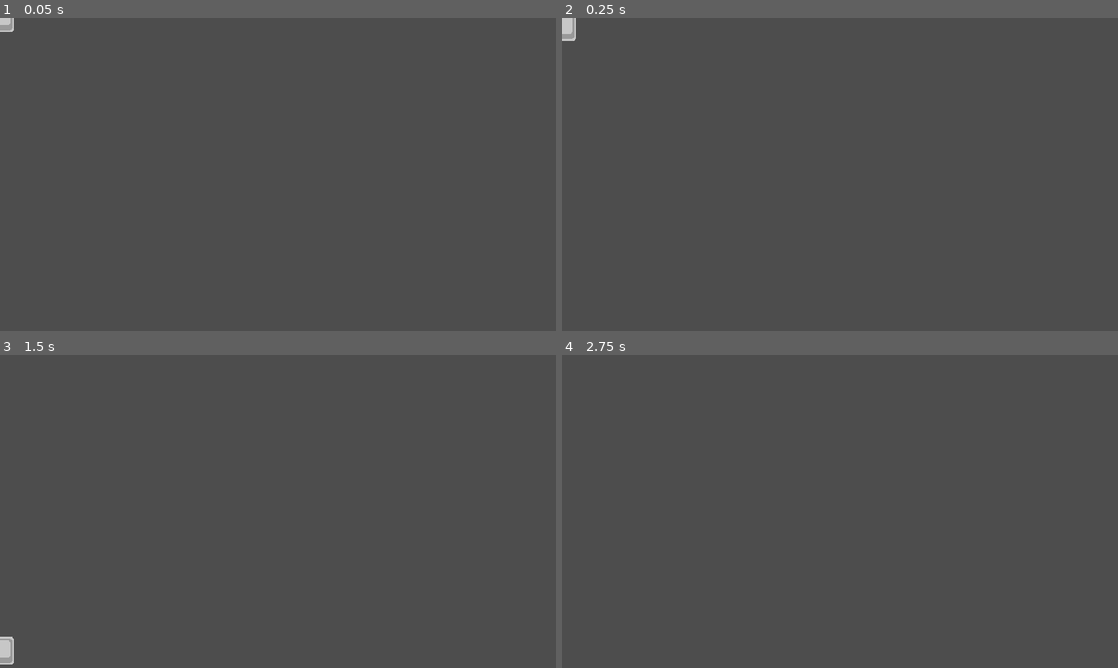
Above: before the commit, frames 1-4 (two rows, left to right).
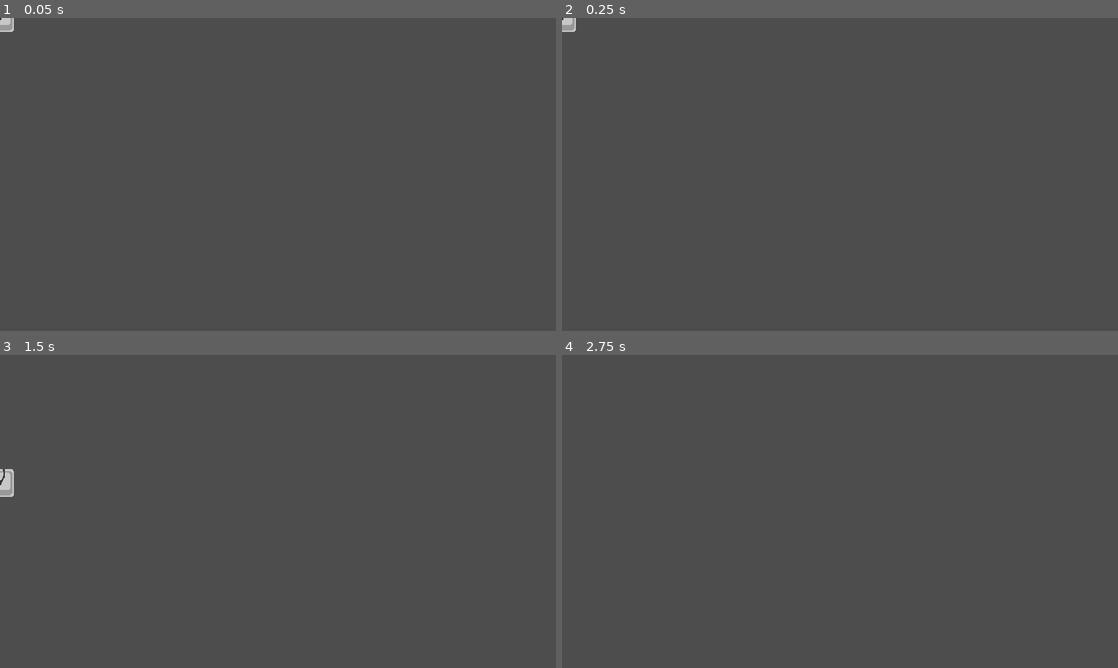
Above: after the commit, the same moments.

Repository: Christian-3-NA/incremental-breaker
Game: Godot game, scene res://Scenes/falling_block.tscn
Same seed, same stepped clock (60 frames per second), same inputs: the game is played once before the commit and once after it. This scene is started directly instead of the project's main scene. Video files are missing from this copy of the repository; at most half a second of black plays in their place. Sound files missing from this copy of the repository are replaced by a short silence.
Inputs (mouse positions are in pixels of both pictures, inside the frame that each line leads up to):
- Up to frame 1 (0.05 s): no input
- Up to frame 2 (0.25 s): no input
- Up to frame 3 (1.5 s): tap Enter (ui_accept) at 0.5, 0.77 s; move the mouse to (400, 495) at 0.52 s; hold D (move_right) 0.53-1.25 s; hold W (primary_action) 0.53-1.25 s; click (400, 495) at 0.67 s; drag from (166, 527) to (250, 574) at 1.27 s
- Up to frame 4 (2.75 s): move the mouse to (895, 442) at 2.02 s; hold D (move_right) from 2.03 s (still down); hold S (secondary_action) from 2.03 s (still down)

The runs differ from the first frame. In frame 1, less than 0.1% of the frame differs, in the area x 0-1%, y 0-1%; in frame 2, 0.1%; in frame 3, 0.4%, in the area x 0-3%, y 36-99%; in frame 4, nothing differs.

Commit message:
crumbling brick vfx and sfx (4 total sounds and 1 animation)

Diff:
--- a/Resources/SoundEffectSetting.gd
+++ b/Resources/SoundEffectSetting.gd
@@ -12,7 +12,11 @@
 	COIN_SPAWN,
 	LASER_PEW,
 	MENU_WOOSH_IN,
-	MENU_WOOSH_OUT
+	MENU_WOOSH_OUT,
+	CRUMBLING_BLOCK_SHAKE,
+	CRUMBLING_BLOCK_FALL,
+	CRUMBLING_BLOCK_CRASH,
+	CRUMBLING_BLOCK_HIT
 }
 
 '''
--- /dev/null
+++ b/Resources/SoundEffects/CrumblingBlockCrash.tres
@@ -0,0 +1,14 @@
+[gd_resource type="Resource" script_class="SoundEffect" load_steps=3 format=3 uid="uid://ltdmwc1aq1e8"]
+
+[ext_resource type="Script" uid="uid://cu5wrtdadvucl" path="res://Resources/SoundEffectSetting.gd" id="1_cpuxt"]
+[ext_resource type="AudioStream" uid="uid://61i8hd1rsluf" path="res://Assets/sounds/crumbling_block_crash.wav" id="2_6nsny"]
+
+[resource]
+script = ExtResource("1_cpuxt")
+limit = 5
+type = 11
+sound_effect = ExtResource("2_6nsny")
+volume = 0.0
+pitch_scale = 1.0
+pitch_randomness = 0.05
+metadata/_custom_type_script = "uid://cu5wrtdadvucl"
--- /dev/null
+++ b/Resources/SoundEffects/CrumblingBlockFall.tres
@@ -0,0 +1,14 @@
+[gd_resource type="Resource" script_class="SoundEffect" load_steps=3 format=3 uid="uid://b7pb8gfaj7yd1"]
+
+[ext_resource type="Script" uid="uid://cu5wrtdadvucl" path="res://Resources/SoundEffectSetting.gd" id="1_0vh7j"]
+[ext_resource type="AudioStream" uid="uid://cpexsvlwbvd6a" path="res://Assets/sounds/crumbling_block_fall.wav" id="2_h8ws0"]
+
+[resource]
+script = ExtResource("1_0vh7j")
+limit = 5
+type = 10
+sound_effect = ExtResource("2_h8ws0")
+volume = -15.0
+pitch_scale = 1.0
+pitch_randomness = 0.2
+metadata/_custom_type_script = "uid://cu5wrtdadvucl"
--- /dev/null
+++ b/Resources/SoundEffects/CrumblingBlockHit.tres
@@ -0,0 +1,14 @@
+[gd_resource type="Resource" script_class="SoundEffect" load_steps=3 format=3 uid="uid://bpi6624hv1p83"]
+
+[ext_resource type="Script" uid="uid://cu5wrtdadvucl" path="res://Resources/SoundEffectSetting.gd" id="1_e84xp"]
+[ext_resource type="AudioStream" uid="uid://d1cb5rrsyblx8" path="res://Assets/sounds/crumbling_block_hit.wav" id="2_qs8o6"]
+
+[resource]
+script = ExtResource("1_e84xp")
+limit = 5
+type = 12
+sound_effect = ExtResource("2_qs8o6")
+volume = -10.0
+pitch_scale = 1.0
+pitch_randomness = 0.1
+metadata/_custom_type_script = "uid://cu5wrtdadvucl"
--- /dev/null
+++ b/Resources/SoundEffects/CrumblingBlockShake.tres
@@ -0,0 +1,14 @@
+[gd_resource type="Resource" script_class="SoundEffect" load_steps=3 format=3 uid="uid://cfa4eixevgd78"]
+
+[ext_resource type="Script" uid="uid://cu5wrtdadvucl" path="res://Resources/SoundEffectSetting.gd" id="1_ldoid"]
+[ext_resource type="AudioStream" uid="uid://ce1i61w5t061w" path="res://Assets/sounds/crumbling_block_shake.wav" id="2_mdd7g"]
+
+[resource]
+script = ExtResource("1_ldoid")
+limit = 5
+type = 9
+sound_effect = ExtResource("2_mdd7g")
+volume = 0.0
+pitch_scale = 1.0
+pitch_randomness = 0.05
+metadata/_custom_type_script = "uid://cu5wrtdadvucl"
--- a/Scenes/audio_manager.tscn
+++ b/Scenes/audio_manager.tscn
@@ -11,8 +11,12 @@
 [ext_resource type="Resource" uid="uid://k7qfdimb5moc" path="res://Resources/SoundEffects/LaserPew.tres" id="9_lwpe1"]
 [ext_resource type="Resource" uid="uid://cs5syh6adu4e0" path="res://Resources/SoundEffects/MenuWooshIn.tres" id="10_5nrbi"]
 [ext_resource type="Resource" uid="uid://cpptjl8jqg6p6" path="res://Resources/SoundEffects/MenuWooshOut.tres" id="11_pn88s"]
+[ext_resource type="Resource" uid="uid://cfa4eixevgd78" path="res://Resources/SoundEffects/CrumblingBlockShake.tres" id="12_1bal0"]
+[ext_resource type="Resource" uid="uid://b7pb8gfaj7yd1" path="res://Resources/SoundEffects/CrumblingBlockFall.tres" id="13_vhwx7"]
+[ext_resource type="Resource" uid="uid://ltdmwc1aq1e8" path="res://Resources/SoundEffects/CrumblingBlockCrash.tres" id="14_bkjj7"]
+[ext_resource type="Resource" uid="uid://bpi6624hv1p83" path="res://Resources/SoundEffects/CrumblingBlockHit.tres" id="15_vhwx7"]
 
 [node name="AudioManager" type="Node"]
 process_mode = 3
 script = ExtResource("1_sm2tf")
-sound_effects = Array[ExtResource("2_hhwve")]([ExtResource(" …(163 unchanged characters)… rce("10_5nrbi"), ExtResource("11_pn88s")])
+sound_effects = Array[ExtResource("2_hhwve")]([ExtResource(" …(163 unchanged characters)… rce("10_5nrbi"), ExtResource("11_pn88s"), ExtResource("12_1bal0"), ExtResource("13_vhwx7"), ExtResource("14_bkjj7"), ExtResource("15_vhwx7")])
--- a/Scenes/falling_block.tscn
+++ b/Scenes/falling_block.tscn
@@ -1,10 +1,72 @@
-[gd_scene load_steps=4 format=3 uid="uid://cm051pkgv28hh"]
+[gd_scene load_steps=8 format=3 uid="uid://cm051pkgv28hh"]
 
 [ext_resource type="Script" uid="uid://dwsrkxxnrk5qk" path="res://Scripts/falling_block.gd" id="1_374re"]
 [ext_resource type="Texture2D" uid="uid://csxmyymx5rp1x" path="res://Assets/crumbling_block.png" id="2_vo5tb"]
+[ext_resource type="Texture2D" uid="uid://c27u4ejtovv2h" path="res://Assets/cracks.png" id="3_vo5tb"]
 
 [sub_resource type="RectangleShape2D" id="RectangleShape2D_k7ffj"]
 size = Vector2(30, 30)
+
+[sub_resource type="Animation" id="Animation_vo5tb"]
+resource_name = "shaking_block"
+length = 0.5
+tracks/0/type = "value"
+tracks/0/imported = false
+tracks/0/enabled = true
+tracks/0/path = NodePath("FallingBlockSprite:position")
+tracks/0/interp = 1
+tracks/0/loop_wrap = true
+tracks/0/keys = {
+"times": PackedFloat32Array(0, 0.1, 0.2, 0.3, 0.4, 0.5),
+"transitions": PackedFloat32Array(1, 1, 1, 1, 1, 1),
+"update": 0,
+"values": [Vector2(0, 0), Vector2(1, 0), Vector2(-1, 0), Vector2(1, 0), Vector2(-1, 0), Vector2(0, 0)]
+}
+tracks/1/type = "value"
+tracks/1/imported = false
+tracks/1/enabled = true
+tracks/1/path = NodePath("CrackSprite:position")
+tracks/1/interp = 1
+tracks/1/loop_wrap = true
+tracks/1/keys = {
+"times": PackedFloat32Array(0, 0.1, 0.2, 0.3, 0.4, 0.5),
+"transitions": PackedFloat32Array(1, 1, 1, 1, 1, 1),
+"update": 0,
+"values": [Vector2(0, 0), Vector2(1, 0), Vector2(-1, 0), Vector2(1, 0), Vector2(-1, 0), Vector2(0, 0)]
+}
+
+[sub_resource type="Animation" id="Animation_k7ffj"]
+length = 0.001
+tracks/0/type = "value"
+tracks/0/imported = false
+tracks/0/enabled = true
+tracks/0/path = NodePath("FallingBlockSprite:position")
+tracks/0/interp = 1
+tracks/0/loop_wrap = true
+tracks/0/keys = {
+"times": PackedFloat32Array(0),
+"transitions": PackedFloat32Array(1),
+"update": 0,
+"values": [Vector2(0, 0)]
+}
+tracks/1/type = "value"
+tracks/1/imported = false
+tracks/1/enabled = true
+tracks/1/path = NodePath("CrackSprite:position")
+tracks/1/interp = 1
+tracks/1/loop_wrap = true
+tracks/1/keys = {
+"times": PackedFloat32Array(0),
+"transitions": PackedFloat32Array(1),
+"update": 0,
+"values": [Vector2(0, 0)]
+}
+
+[sub_resource type="AnimationLibrary" id="AnimationLibrary_k7ffj"]
+_data = {
+&"RESET": SubResource("Animation_k7ffj"),
+&"shaking_block": SubResource("Animation_vo5tb")
+}
 
 [node name="FallingBlock" type="CharacterBody2D"]
 collision_layer = 4
@@ -14,5 +76,13 @@
 [node name="FallingBlockSprite" type="Sprite2D" parent="."]
 texture = ExtResource("2_vo5tb")
 
+[node name="CrackSprite" type="Sprite2D" parent="."]
+texture = ExtResource("3_vo5tb")
+
 [node name="FallingBlockCollision" type="CollisionShape2D" parent="."]
 shape = SubResource("RectangleShape2D_k7ffj")
+
+[node name="ShakeAnimator" type="AnimationPlayer" parent="."]
+libraries = {
+&"": SubResource("AnimationLibrary_k7ffj")
+}
--- a/Scripts/falling_block.gd
+++ b/Scripts/falling_block.gd
@@ -13,25 +13,32 @@
 
 # Called when the node enters the scene tree for the first time.
 func _ready() -> void:
+	AudioManager.create_audio(SoundEffect.SOUND_EFFECT_TYPE.CRUMBLING_BLOCK_SHAKE)
 	velocity = Vector2(0, -1)
+	$ShakeAnimator.play("shaking_block")
+	await $ShakeAnimator.animation_finished
+	AudioManager.create_audio(SoundEffect.SOUND_EFFECT_TYPE.CRUMBLING_BLOCK_FALL)
 
 
 # Called every frame. 'delta' is the elapsed time since the previous frame.
 func _physics_process(delta: float) -> void:
-	velocity.y += 300 * delta
+	if !$ShakeAnimator.is_playing():
+		velocity.y += 300 * delta
 
-	var collision_info = move_and_collide(velocity * delta)
+		var collision_info = move_and_collide(velocity * delta)
 
-	if collision_info:
-		var collision_target = collision_info.get_collider()
+		if collision_info:
+			var collision_target = collision_info.get_collider()
 
-		if collision_target.is_in_group("blocks"):
-			collision_target.hit("falling_block")
+			if collision_target.is_in_group("blocks"):
+				AudioManager.create_audio(SoundEffect.SOUND_EFFECT_TYPE.CRUMBLING_BLOCK_HIT)
+				collision_target.hit("falling_block")
 
-		if collision_target.name == "PlayerPaddle":
-			collision_target.hurt()
-			brick_destroyed.emit(self, "falling_block_broken")
-			queue_free()
+			if collision_target.name == "PlayerPaddle":
+				AudioManager.create_audio(SoundEffect.SOUND_EFFECT_TYPE.CRUMBLING_BLOCK_CRASH)
+				collision_target.hurt()
+				brick_destroyed.emit(self, "falling_block_broken")
+				queue_free()
 
-		if collision_target.name == "KillFloor":
-			queue_free()
+			if collision_target.name == "KillFloor":
+				queue_free()
--- a/Scripts/global.gd
+++ b/Scripts/global.gd
@@ -1,7 +1,7 @@
 extends Node
 
 
-var coins = 10
+var coins = 1000
 var stars = 0
 
 # Upgrades. All values must be float
@@ -37,12 +37,12 @@
 var pattern_dict = {}
 
 var image_pattern_ref_list = [
-	load("res://Assets/block_patterns/pattern1.png"),
-	load("res://Assets/block_patterns/pattern2.png"),
-	load("res://Assets/block_patterns/pattern3.png"),
-	load("res://Assets/block_patterns/pattern4.png"),
-	load("res://Assets/block_patterns/pattern5.png"),
-	load("res://Assets/block_patterns/pattern6.png"),
+#	load("res://Assets/block_patterns/pattern1.png"),
+#	load("res://Assets/block_patterns/pattern2.png"),
+#	load("res://Assets/block_patterns/pattern3.png"),
+#	load("res://Assets/block_patterns/pattern4.png"),
+#	load("res://Assets/block_patterns/pattern5.png"),
+#	load("res://Assets/block_patterns/pattern6.png"),
 	load("res://Assets/block_patterns/pattern7.png")
 ]
 
--- a/project.godot
+++ b/project.godot
@@ -13,7 +13,7 @@
 config/name="incremental-breaker"
 run/main_scene="res://Scenes/main_menu.tscn"
 config/features=PackedStringArray("4.4", "Forward Plus")
-config/icon="res://icon.svg"
+config/icon="uid://bwgq0wr4iwvua"
 
 [autoload]
 
Not shown, added: Assets/amogus.ogv.uid
Not shown, added: Assets/sounds/crumbling_block_crash.wav.import
Not shown, added: Assets/sounds/crumbling_block_fall.wav.import
Not shown, added: Assets/sounds/crumbling_block_hit.wav.import
Not shown, added: Assets/sounds/crumbling_block_shake.wav.import
Not shown: 1 places in Scenes/audio_manager.tscn that only renumber resources
Not shown: 1 places in Scenes/global.tscn that only renumber resources
Not shown, added: Assets/sounds/crumbling_block_crash.wav
Not shown, added: Assets/sounds/crumbling_block_fall.wav
Not shown, added: Assets/sounds/crumbling_block_hit.wav
Not shown, added: Assets/sounds/crumbling_block_shake.wav
